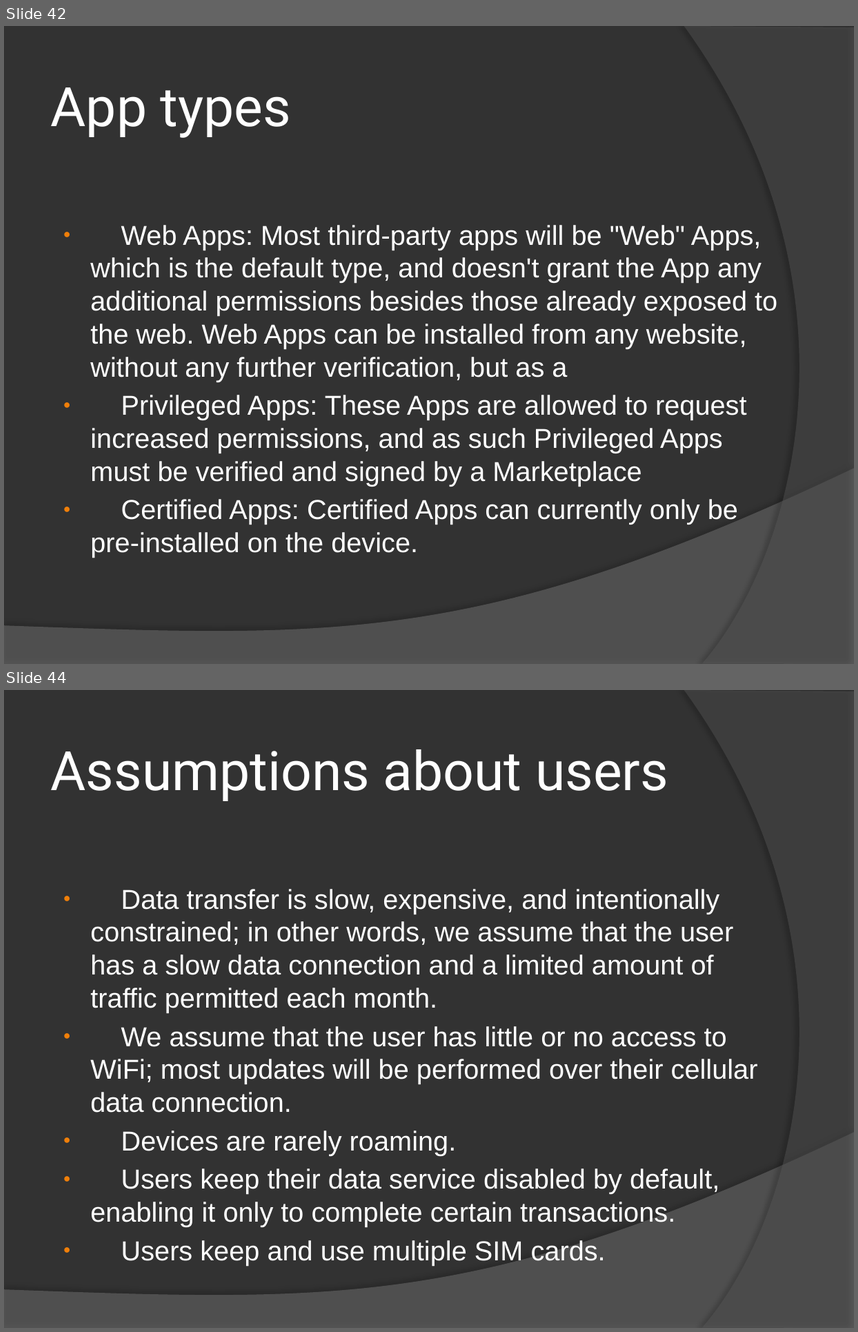
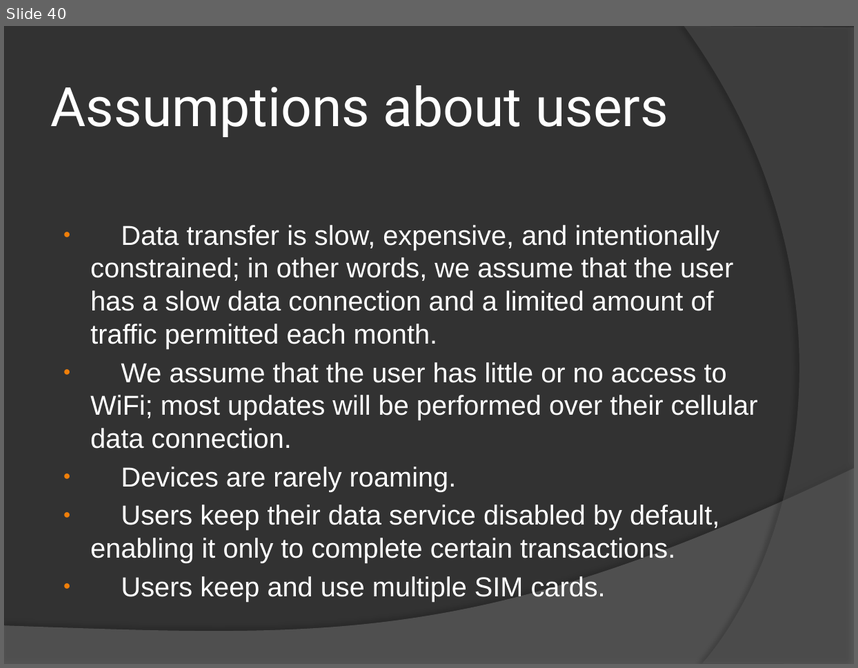
Before and after one commit to ymihaylov/Firefox-OS-Documentation-Project, a slide deck: Firefox OS.pptx. Shown one above the other, each under a label of ours: slides 42 and 44 before the commit, slide 40 after it; the slides between them are not shown. The pictures are 858x1332 and 858x668 pixels, drawn with LibreOffice and Linux fonts; fonts in the diff are those of the drawing. Boxes give left, top, right and bottom in pixels: in the first picture for what was removed or moved away, otherwise in the second. Text is boxed around its words. In the diff, an @@ line names an element or a change of style, - is before the commit and + after.

```diff
--- a/Firefox OS.pptx
+++ b/Firefox OS.pptx
@@ slide 42 removed at (x1=4, y1=26, x2=854, y2=664), background #323232; not listed: 2 template elements that a slide beside it also shows @@
@@ title removed at (x1=51, y1=87, x2=291, y2=138) @@
-App types
@@ text removed at (x1=90, y1=225, x2=777, y2=557) @@
-● Web Apps: Most third-party apps will be "Web" Apps, which is the default type, and doesn't grant the App any additional permissions besides those already exposed to the web. Web Apps can be installed from any website, without any further verification, but as a
-● Privileged Apps: These Apps are allowed to request increased permissions, and as such Privileged Apps must be verified and signed by a Marketplace
-● Certified Apps: Certified Apps can currently only be pre-installed on the device.
@@ what was slide 44 is now slide 40 @@
```
Also in this commit, not shown: 3 other slides removed.
